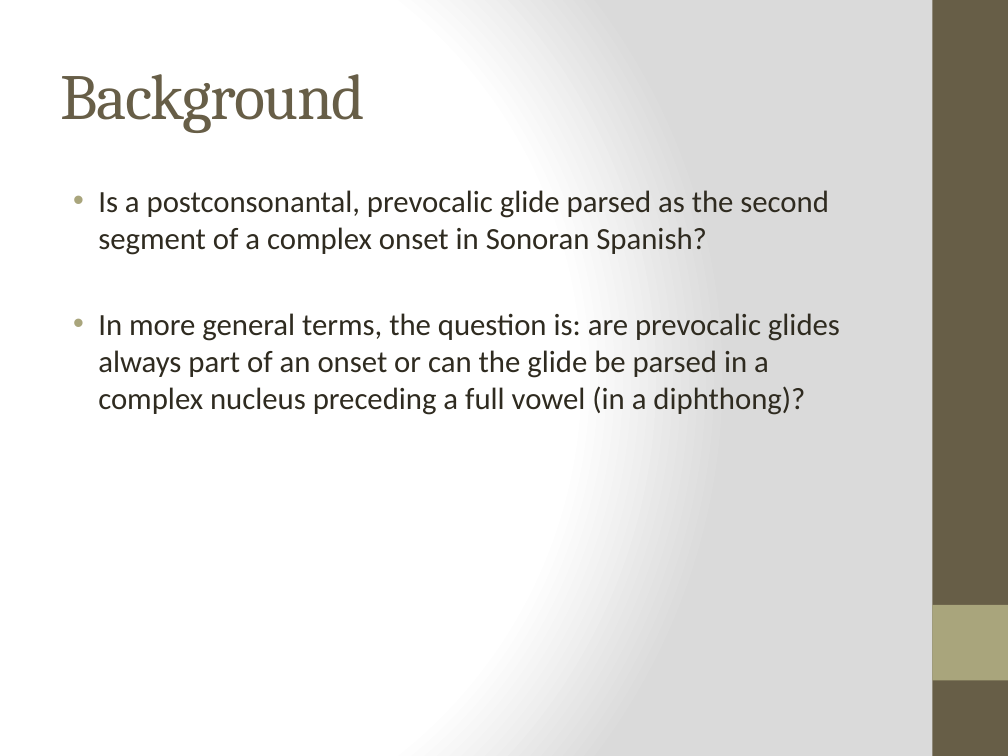
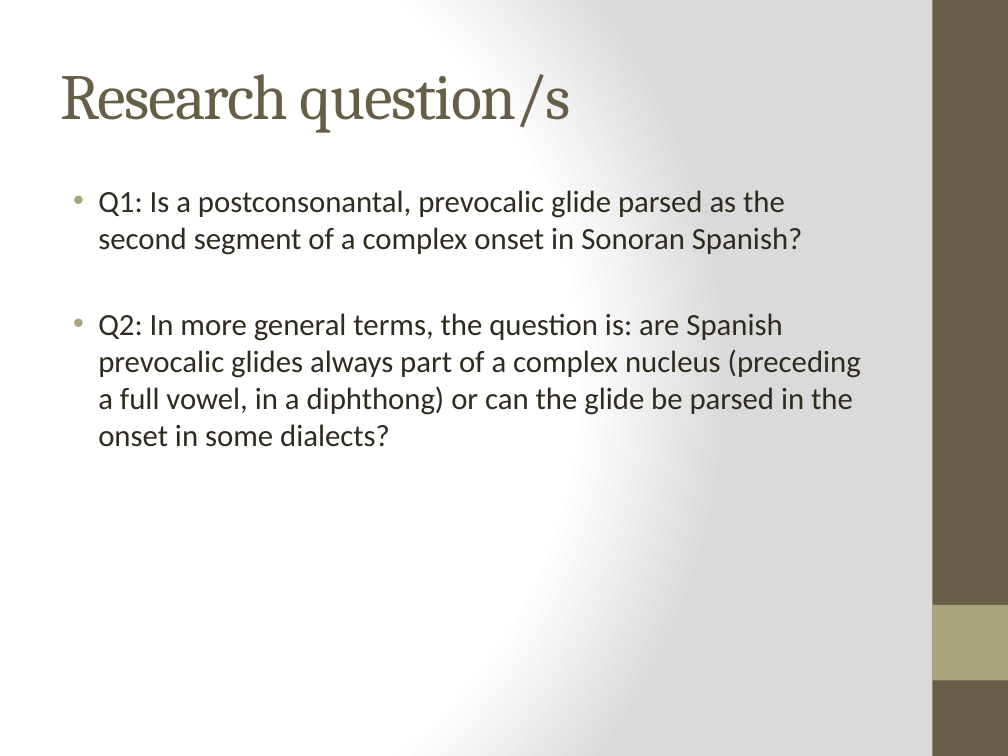
Before and after one commit to jvcasillas/glide_affiliation, a slide deck: slide 7 of Colina, Casillas & Díaz HLS 2018.pptx. Drawn at 1008x756 pixels with LibreOffice and Linux fonts; fonts in the diff are those of the drawing. Boxes give left, top, right and bottom in pixels: in the first picture for what was removed or moved away, otherwise in the second. Text is boxed around its words. In the diff, an @@ line names an element or a change of style, - is before the commit and + after.

```diff
--- a/Colina, Casillas & Díaz HLS 2018.pptx
+++ b/Colina, Casillas & Díaz HLS 2018.pptx
@@ title at (60,74,571,133): text changed @@
-Background
+Research question/s
@@ text at (98,190,861,447): text changed @@
-• Is a postconsonantal, prevocalic glide parsed as the second segment of a complex onset in Sonoran Spanish?
-• In more general terms, the question is: are prevocalic glides always part of an onset or can the glide be parsed in a complex nucleus preceding a full vowel (in a diphthong)?
+• Q1: Is a postconsonantal, prevocalic glide parsed as the second segment of a complex onset in Sonoran Spanish?
+• Q2: In more general terms, the question is: are Spanish prevocalic glides always part of a complex nucleus (preceding a full vowel, in a diphthong) or can the glide be parsed in the onset in some dialects?
```
Also in this commit, not shown: 5 other slides changed, 4 slides added, 2 slides removed, 6 other files.
